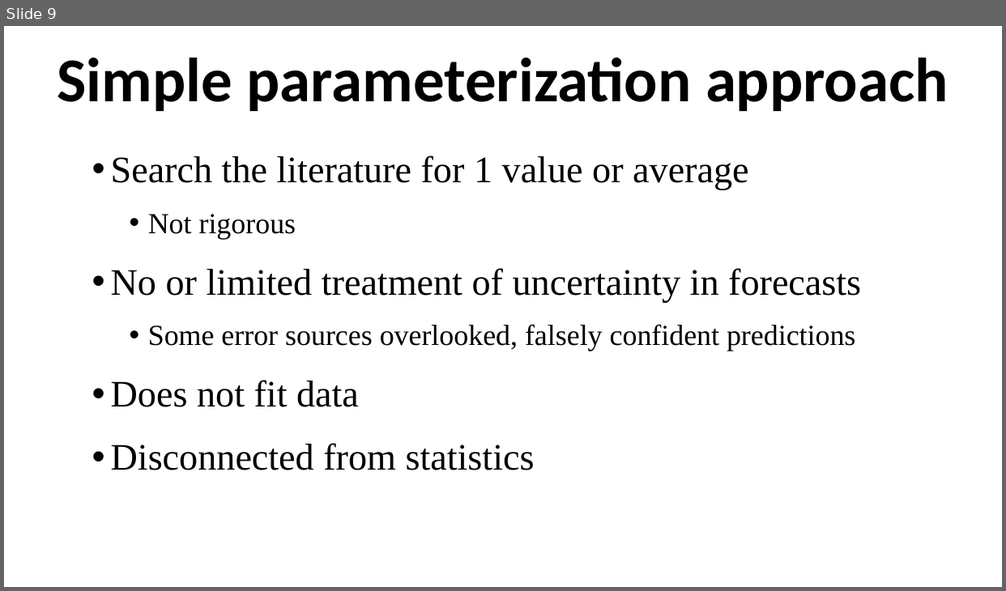
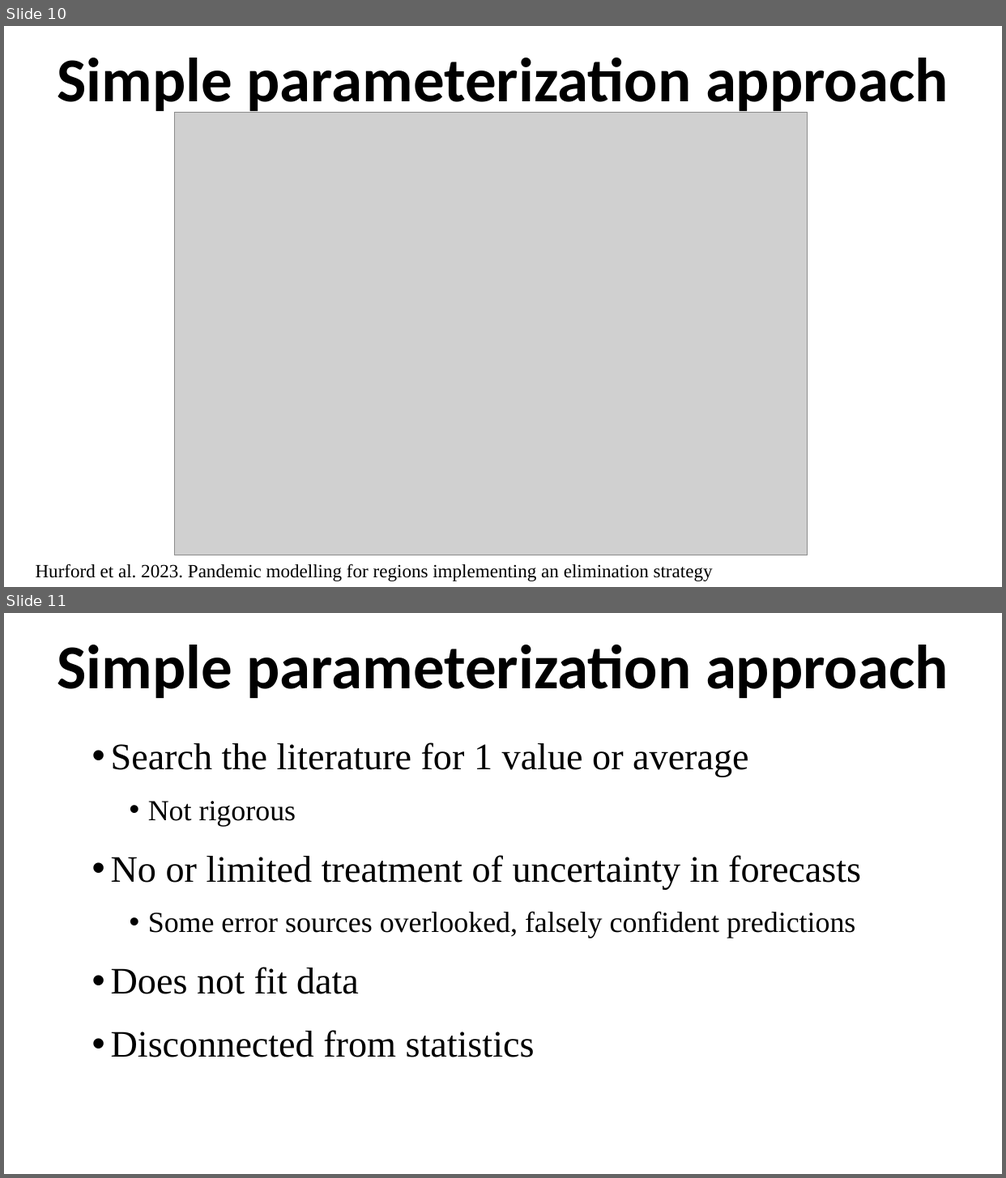
Before and after one commit to ahurford/aarms-summer-school, a slide deck: amy-lectures/Ecological_forecasting.pptx. Shown one above the other, each under a label of ours: slide 9 before the commit, slides 10 and 11 after it. The pictures are 1006x591 and 1006x1178 pixels, drawn with LibreOffice and Linux fonts; fonts in the diff are those of the drawing; grey boxes stand for pictures. Boxes give left, top, right and bottom in pixels: in the first picture for what was removed or moved away, otherwise in the second. Text is boxed around its words. In the diff, an @@ line names an element or a change of style, - is before the commit and + after.

```diff
--- a/amy-lectures/Ecological_forecasting.pptx
+++ b/amy-lectures/Ecological_forecasting.pptx
@@ slide 10 added at (4,26,1002,587), background #FFFFFF @@
@@ title added at (57,58,948,116), 60 pt, text #000000, bold @@
+Simple parameterization approach
@@ picture added at (174,112,808,556) @@
@@ text added at (36,564,713,582), 18 pt, text #000000 @@
+Hurford et al. 2023. Pandemic modelling for regions implementing an elimination strategy
@@ what was slide 9 is now slide 11 @@
```
Also in this commit, not shown: 1 other slide added, 1 other file.
